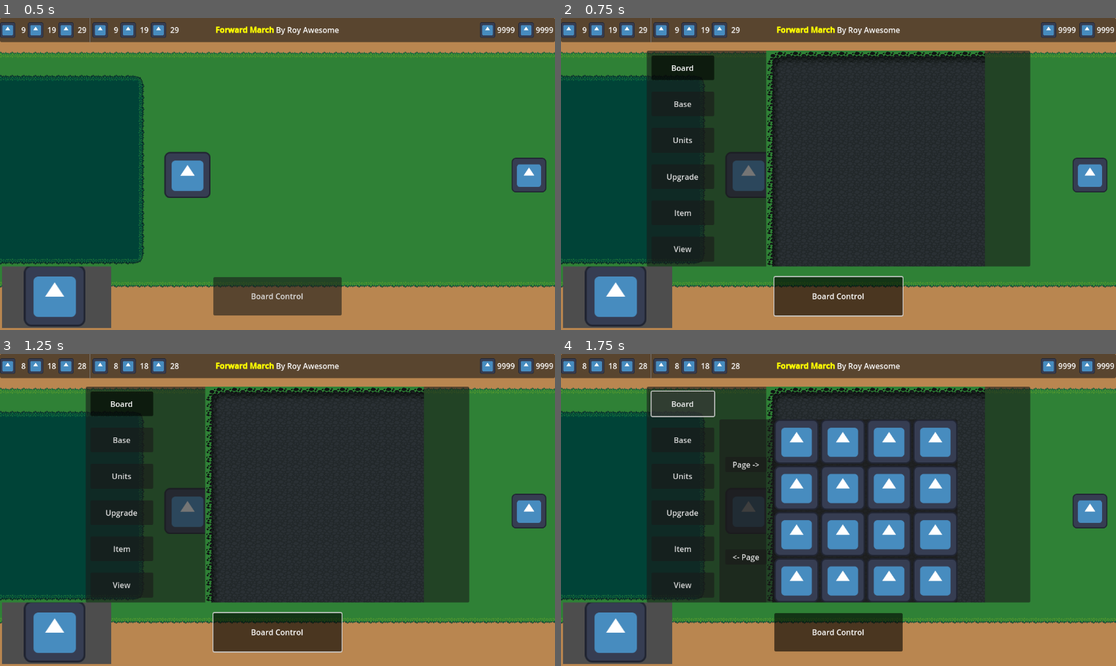
Above: before the commit, frames 1-4 (two rows, left to right).
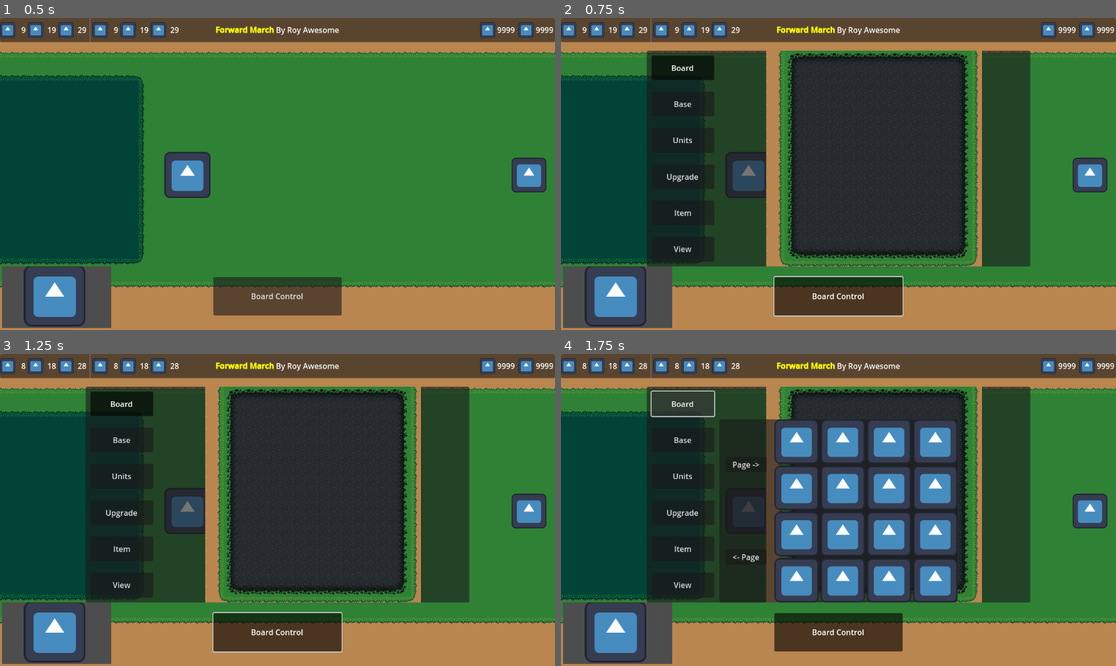
Above: after the commit, the same moments.

Repository: RoyAwesome/forwardmarch
Game: Godot game, scene res://Scenes/GameScene.tscn
The game is run twice, just before and just after one commit, with the same random seed, the same clock (stepped at 60 frames per second) and the same inputs. The engine's default icon, where the game draws it, is replaced by a stand-in: a white triangle on a blue panel in a dark square.
Inputs:
- Up to frame 1 (0.5 s): no input
- Up to frame 2 (0.75 s): click "Board Control" at 0.5 s
- Up to frame 3 (1.25 s): no input
- Up to frame 4 (1.75 s): click "Board" at 1.25 s

Frame 1 is identical in both runs. In frame 2, 7.0% of the frame differs, in the area x 36-77%, y 10-80%; in frame 3, 7.0%; in frame 4, 4.2%.

Commit message:
use a viewport texture for the board
forward the viewport's texture to the main ui, and then any inputs into that texture gets forwarded to the viewport.

Diff:
--- a/Scenes/Board.tscn
+++ b/Scenes/Board.tscn
@@ -5,6 +5,10 @@
 
 [node name="Board" type="Node2D"]
 script = ExtResource("1_xhm3d")
+
+[node name="Camera2D" type="Camera2D" parent="."]
+position = Vector2(230, 280)
+zoom = Vector2(0.9, 0.9)
 
 [node name="BaseLayer" type="TileMapLayer" parent="."]
 tile_map_data = PackedByteArray("AAAQABIAAAAaABEAAAAQABEAAAAaABAAAAAQABAAAAAaABAAAAAQAA8AAAAaABAAAAAQAA4AAAAaABAAAAAQAA …(6304 unchanged characters)…
@@ -17,7 +21,3 @@
 [node name="DetailLayer" type="TileMapLayer" parent="."]
 tile_map_data = PackedByteArray("AAAOAAAAAAALAAIAAAANAAAAAAAKAAIAAAAMAAAAAAAKAAIAAAALAAAAAAAKAAIAAAAKAAAAAAAKAAIAAAAJAA …(4000 unchanged characters)…
 tile_set = ExtResource("1_hhvf4")
-
-[node name="Camera2D" type="Camera2D" parent="."]
-position = Vector2(230, 280)
-zoom = Vector2(0.75, 0.75)
--- a/Scenes/GameScene.tscn
+++ b/Scenes/GameScene.tscn
@@ -245,17 +245,12 @@
 layout_mode = 2
 size_flags_horizontal = 0
 
-[node name="BoardContainer" type="SubViewportContainer" parent="BoardPanel/HBoxContainer/Container/HBoxContainer"]
-unique_name_in_owner = true
-layout_mode = 2
-size_flags_horizontal = 3
-stretch = true
-
-[node name="BoardView" type="SubViewport" parent="BoardPanel/HBoxContainer/Container/HBoxContainer/BoardContainer"]
-unique_name_in_owner = true
-handle_input_locally = false
-size = Vector2i(2, 2)
-render_target_update_mode = 4
+[node name="BoardView" type="TextureRect" parent="BoardPanel/HBoxContainer/Container/HBoxContainer"]
+unique_name_in_owner = true
+custom_minimum_size = Vector2(90, 0)
+layout_mode = 2
+size_flags_horizontal = 0
+expand_mode = 3
 
 [node name="TextureRect2" type="TextureRect" parent="BoardPanel/HBoxContainer/Container/HBoxContainer"]
 custom_minimum_size = Vector2(90, 0)
@@ -286,4 +281,5 @@
 [connection signal="toggled" from="BoardPanel/HBoxContainer/VBoxContainer/MarginContainer3/UpgradeButton" to="." method="_on_board_button_toggled" binds= [4]]
 [connection signal="toggled" from="BoardPanel/HBoxContainer/VBoxContainer/MarginContainer4/ItemButton" to="." method="_on_board_button_toggled" binds= [5]]
 [connection signal="toggled" from="BoardPanel/HBoxContainer/VBoxContainer/MarginContainer5/ViewButton" to="." method="_on_board_button_toggled" binds= [6]]
+[connection signal="gui_input" from="BoardPanel/HBoxContainer/Container/HBoxContainer/BoardView" to="." method="_on_board_view_gui_input"]
 [connection signal="timeout" from="WaveTimer" to="." method="_on_wave_timer_timeout"]
--- a/Scripts/Force.gd
+++ b/Scripts/Force.gd
@@ -4,6 +4,7 @@
 @export var PlayerID : int = 0
 
 var OwningTeam : Team
+var OwningBoard : Board
 
 func _init(player_id : int, on_team : Team):
 	PlayerID = player_id
--- a/Scripts/GameScene.gd
+++ b/Scripts/GameScene.gd
@@ -17,8 +17,12 @@
 var WaveQueue : Array[Wave]
 
 var TeamDisplays : Array[TeamDisplay]
+var AllForces : Array[Force]
 
 var LocalPlayer : int = 0
+
+var CurrentPlayerBoard : Board
+var CurrentViewedBoard : Board
 
 # Called when the node enters the scene tree for the first time.
 func _ready() -> void:
@@ -40,9 +44,13 @@
 
 	WaveTimer.start()
 
+	AllForces[LocalPlayer].OwningBoard.ready.connect(func ():
+		view_board(AllForces[LocalPlayer].OwningBoard))
+
 
 func create_player_force(player_id : int) -> Force:
 	var force : Force = Force.new(player_id, null)
+	AllForces.insert(player_id, force)
 	# create a board for the player
 	var viewport = SubViewport.new()
 	viewport.name = "Player %d" % player_id
@@ -53,11 +61,10 @@
 	viewport.add_child.call_deferred(PlayerBoard)
 
 	if(player_id == LocalPlayer):
-		PlayerBoard.tree_entered.connect(func():
-			%BoardView.world_2d = PlayerBoard.get_world_2d()
-			)
+		CurrentPlayerBoard = PlayerBoard
 	get_tree().root.add_child.call_deferred(viewport)
 
+	force.OwningBoard = PlayerBoard
 	return force
 
 # Called every frame. 'delta' is the elapsed time since the previous frame.
@@ -99,3 +106,17 @@
 	var NewWave : Wave = Wave.new(Team1.Forces[CurrentWave % Team1.Forces.size()], Team2.Forces[CurrentWave % Team2.Forces.size()])
 	WaveQueue.push_back(NewWave)
 	CurrentWave += 1
+
+func view_board(board : Board) -> void:
+	if(!board.is_node_ready()):
+		return
+	var parent_viewport = board.get_parent() as Viewport
+	if(parent_viewport):
+		%BoardView.texture = parent_viewport.get_texture()
+		CurrentViewedBoard = board
+
+func _on_board_view_gui_input(event: InputEvent) -> void:
+	if(CurrentViewedBoard):
+		var parent_viewport = CurrentViewedBoard.get_parent() as Viewport
+		if(parent_viewport):
+			parent_viewport.push_input(event)
--- a/Scripts/board.gd
+++ b/Scripts/board.gd
@@ -3,12 +3,11 @@
 
 var OwningForce : Force
 
+@onready var Camera : Camera2D = $Camera2D
 
 # Called when the node enters the scene tree for the first time.
 func _ready() -> void:
-	pass # Replace with function body.
+	$Camera2D.make_current()
 
-
-# Called every frame. 'delta' is the elapsed time since the previous frame.
-func _process(delta: float) -> void:
-	pass
+func _input(event: InputEvent) -> void:
+	print("board sees " + event.as_text())
